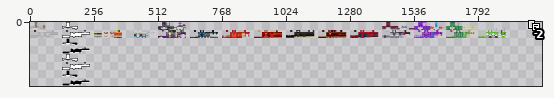
Two versions of one sprite sheet, assets/minecraft/textures/models/armor/leather_layer_1.png. The first picture is a wide view before the edit; the outline marks the close-up.
Close-up. As it was:
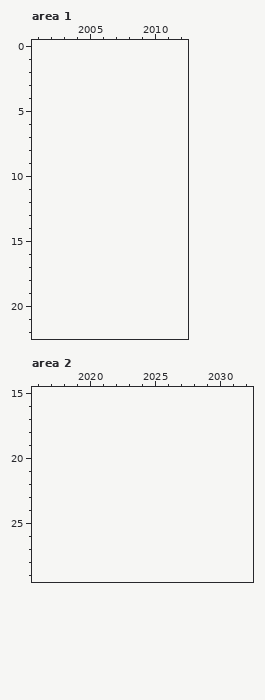
The file is 1920x256 pixels. Colours within 5 levels of each other are drawn and written as one. Shown: area 1: x 2001..2012, y 0..22; area 2: x 2016..2032, y 15..29. The old version is drawn lined up with the new one, on the new canvas. The wide view leaves out empty margins. The commit also changed other parts of the picture, which this record leaves out.
And afterwards:
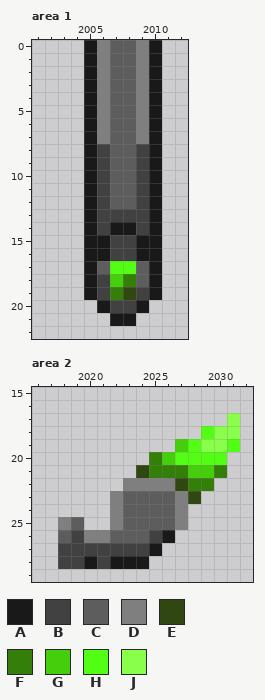
Palette (. is transparent): A #191919  B #414141  C #5d5d5d  D #7f7f7f  E #304711  F #347e0a  G #45ce0b  H #52ff14  J #8aff4b
Changes in this commit:
{"change": "canvas 1920x256 -> 2048x256"}
{"where": "area 1"}
{"y":0,"x":2005,"old":"......","new":"ADCCDA"}
{"y":1,"x":2005,"old":"......","new":"ADCCDA"}
{"y":2,"x":2005,"old":"......","new":"ADCCDA"}
{"y":3,"x":2005,"old":"......","new":"ADCCDA"}
{"y":4,"x":2005,"old":"......","new":"ADCCDA"}
{"y":5,"x":2005,"old":"......","new":"ADCCDA"}
{"y":6,"x":2005,"old":"......","new":"ADCCDA"}
{"y":7,"x":2005,"old":"......","new":"ADCCDA"}
{"y":8,"x":2005,"old":"......","new":"ABCCBA"}
{"y":9,"x":2005,"old":"......","new":"ABCCBA"}
{"y":10,"x":2005,"old":"......","new":"ABCCBA"}
{"y":11,"x":2005,"old":"......","new":"ABCCBA"}
{"y":12,"x":2005,"old":"......","new":"ABCCBA"}
{"y":13,"x":2005,"old":"......","new":"ABBBBA"}
{"y":14,"x":2005,"old":"......","new":"ABAABA"}
{"y":15,"x":2005,"old":"......","new":"AABBAA"}
{"y":16,"x":2005,"old":"......","new":"AABBAA"}
{"y":17,"x":2005,"old":"......","new":"ACHHCA"}
{"y":18,"x":2005,"old":"......","new":"ABGFCA"}
{"y":19,"x":2005,"old":"......","new":"ABFEBA"}
{"y":20,"x":2006,"old":"....","new":"ABBA"}
{"y":21,"x":2007,"old":"..","new":"AA"}
{"where": "area 2"}
{"y":17,"x":2031,"old":".","new":"J"}
{"y":18,"x":2029,"old":"...","new":"HJJ"}
{"y":19,"x":2027,"old":".....","new":"GHJJH"}
{"y":20,"x":2025,"old":"......","new":"FGHHHH"}
{"y":21,"x":2024,"old":".......","new":"EFFFGGF"}
{"y":22,"x":2023,"old":".......","new":"DDDDEFF"}
{"y":23,"x":2022,"old":".......","new":"DCCCCDE"}
{"y":24,"x":2022,"old":"......","new":"DCCCCD"}
{"y":25,"x":2018,"old":"..","new":"DC"}
{"y":25,"x":2022,"old":"......","new":"DCCCCD"}
{"y":26,"x":2018,"old":".........","new":"CBDDCCCBA"}
{"y":27,"x":2018,"old":"........","new":"BBBBBBBA"}
{"y":28,"x":2018,"old":".......","new":"BBABAAA"}
{"label":"added","picture_box":[84,40,162,326]}
{"label":"added","picture_box":[58,413,240,569]}
